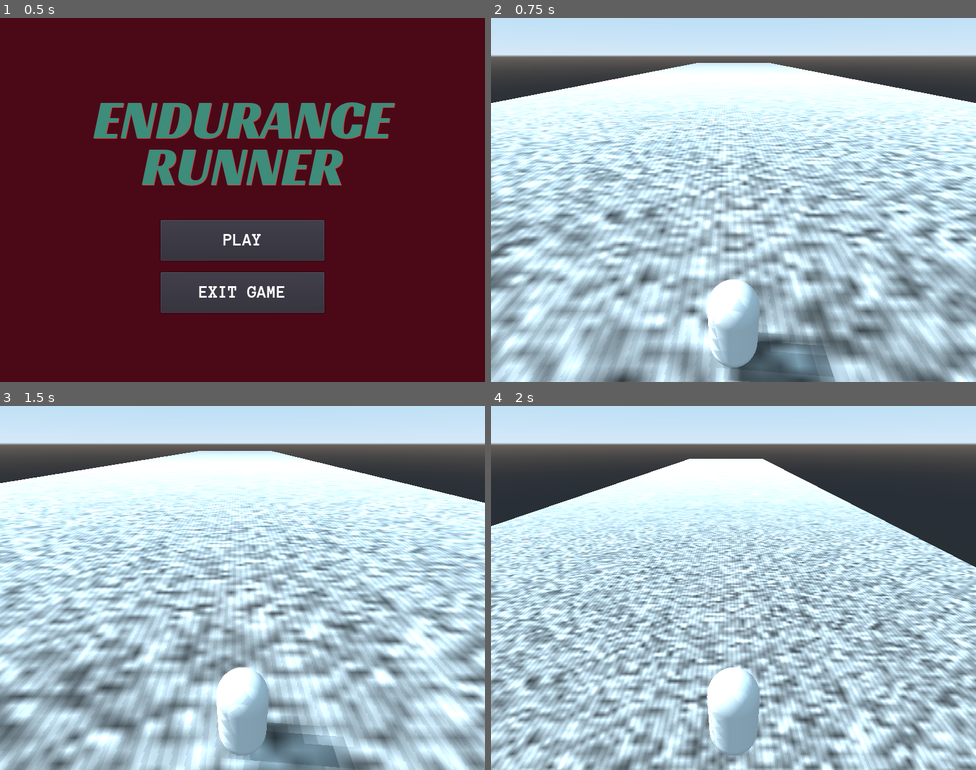
Above: before the commit, frames 1-4 (two rows, left to right).
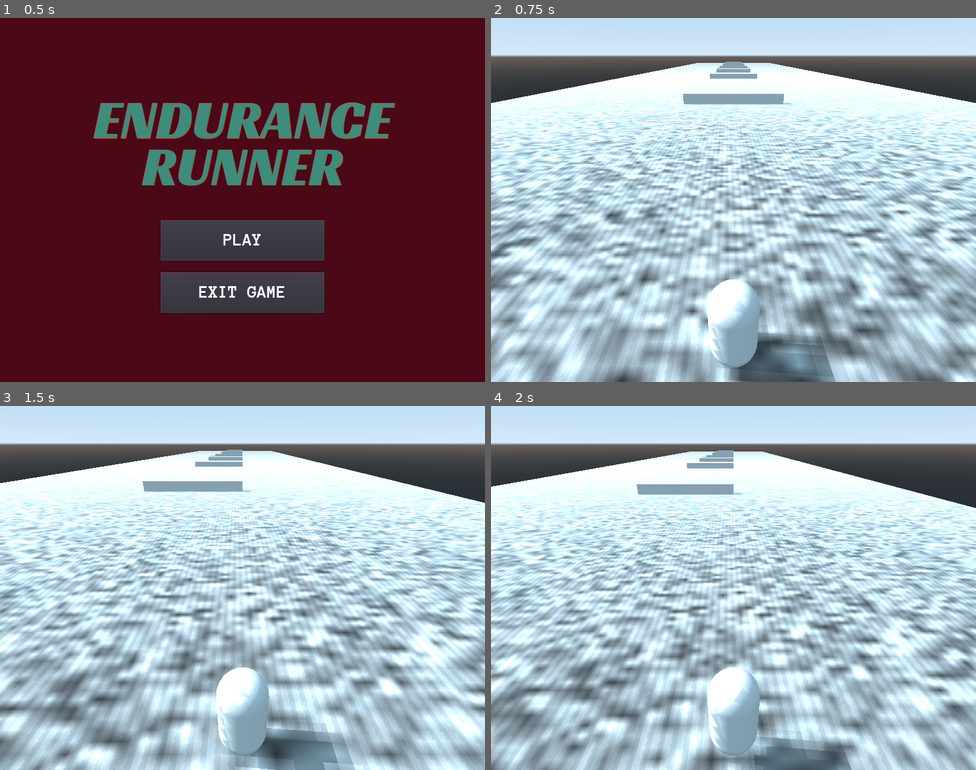
Above: after the commit, the same moments.

Repository: rans0000/endless-runner
Game: Godot game, scene res://UI/MainMenu/MainMenu.tscn
The game is run twice, just before and just after one commit, with the same random seed, the same clock (stepped at 60 frames per second) and the same inputs.
Inputs:
- Up to frame 1 (0.5 s): no input
- Up to frame 2 (0.75 s): click "PLAY" at 0.5 s
- Up to frame 3 (1.5 s): tap Enter at 1.25 s; hold D (move_right) from 1.28 s (still down); hold S (move_stop) from 1.28 s (still down)
- Up to frame 4 (2 s): keep holding D (move_right); keep holding S (move_stop); tap Space (jump) at 1.52 s

Frame 1 is identical in both runs. In frame 2, 0.9% of the frame differs, in the area x 39-63%, y 12-24%; in frame 3, 45%; in frame 4, 53%, in the area x 0-100%, y 12-100%.

Commit message:
Place walls randomly inside a floor

Diff:
--- a/Player/Player.gd
+++ b/Player/Player.gd
@@ -11,7 +11,7 @@
 const MAX_STRAFE_POSITION = 3
 
 const STRAFE_DISTANCE = 10
-const FORWARD_SPEED = 50
+const FORWARD_SPEED = 30
 const STRAFE_SPEED = 80
 const ACCELERATION = 1
 const DECELERATION = 3
@@ -20,8 +20,8 @@
 var is_jumping = false
 var is_powering_jump = false
 var jump_power = 0
-const MIN_JUMP_SPEED = 40
-const MAX_JUMP_FORWARD_RATIO = 0.3
+const MIN_JUMP_SPEED = 20
+const MAX_JUMP_FORWARD_RATIO = 0.8
 const MAX_JUMP_POWER = 20.0
 
 onready var front_feeler = $FrontFeeler
--- a/UI/MainMenu/MainMenu.tscn
+++ b/UI/MainMenu/MainMenu.tscn
@@ -19,11 +19,17 @@
 anchor_right = 1.0
 anchor_bottom = 1.0
 script = ExtResource( 1 )
+__meta__ = {
+"_edit_lock_": true
+}
 
 [node name="ColorRect" type="ColorRect" parent="."]
 margin_right = 800.0
 margin_bottom = 600.0
 color = Color( 0.294118, 0.0352941, 0.0901961, 1 )
+__meta__ = {
+"_edit_lock_": true
+}
 
 [node name="Label" type="Label" parent="."]
 margin_top = 130.0
@@ -37,6 +43,9 @@
 align = 1
 valign = 1
 uppercase = true
+__meta__ = {
+"_edit_lock_": true
+}
 
 [node name="PlayButton" type="Button" parent="."]
 anchor_left = 0.5
@@ -53,6 +62,9 @@
 custom_colors/font_color_hover = Color( 0.823529, 0.403922, 0.403922, 1 )
 custom_colors/font_color_pressed = Color( 0.623529, 0.270588, 0.270588, 1 )
 text = "PLAY"
+__meta__ = {
+"_edit_lock_": true
+}
 
 [node name="QuitButton" type="Button" parent="."]
 anchor_left = 0.5
@@ -69,5 +81,8 @@
 custom_colors/font_color_hover = Color( 0.823529, 0.403922, 0.403922, 1 )
 custom_colors/font_color_pressed = Color( 0.623529, 0.270588, 0.270588, 1 )
 text = "EXIT GAME"
+__meta__ = {
+"_edit_lock_": true
+}
 [connection signal="pressed" from="PlayButton" to="." method="_on_play_button_pressed"]
 [connection signal="pressed" from="QuitButton" to="." method="_on_quit_button_pressed"]
--- a/UI/PauseMenu/PauseMenu.tscn
+++ b/UI/PauseMenu/PauseMenu.tscn
@@ -45,6 +45,9 @@
 margin_bottom = -54.2691
 custom_fonts/font = SubResource( 1 )
 text = "PAUSED"
+__meta__ = {
+"_edit_lock_": true
+}
 
 [node name="ResumeButton" type="Button" parent="Panel"]
 anchor_left = 0.5
@@ -57,6 +60,9 @@
 margin_bottom = -7.76909
 custom_fonts/font = SubResource( 2 )
 text = "RESUME"
+__meta__ = {
+"_edit_lock_": true
+}
 
 [node name="MainMenuButton" type="Button" parent="Panel"]
 anchor_left = 0.5
@@ -69,6 +75,9 @@
 margin_bottom = 35.9309
 custom_fonts/font = SubResource( 2 )
 text = "MAIN MENU"
+__meta__ = {
+"_edit_lock_": true
+}
 
 [node name="QuitButton" type="Button" parent="Panel"]
 anchor_left = 0.5
@@ -81,6 +90,9 @@
 margin_bottom = 80.352
 custom_fonts/font = SubResource( 2 )
 text = "QUIT GAME"
+__meta__ = {
+"_edit_lock_": true
+}
 [connection signal="pressed" from="Panel/ResumeButton" to="." method="_on_resumebutton_pressed"]
 [connection signal="pressed" from="Panel/MainMenuButton" to="." method="_on_mainmenu_button_pressed"]
 [connection signal="pressed" from="Panel/QuitButton" to="." method="_on_quit_button_pressed"]
--- /dev/null
+++ b/World/Floor.gd
@@ -0,0 +1,29 @@
+extends RigidBody
+
+var rng = RandomNumberGenerator.new()
+
+var wall_list = [preload("res://World/Wall.tscn")]
+
+var MIN_WALL_DIST = 30
+var MAX_WALL_DIST = 80
+var board_length = 100
+
+func _ready():
+	rng.randomize()
+	populate_with_walls()
+
+
+func populate_with_walls():
+	var wall_size = wall_list.size()
+	var pos = rng.randi_range(0, MIN_WALL_DIST)
+	pos = pos - (board_length / 2)
+	#print("Post: ", pos)
+
+	while pos < board_length:
+		if pos <  - (board_length / 2):
+			continue
+		var wall_type = rng.randi_range(0, wall_size - 1)
+		var wall = wall_list[wall_type].instance()
+		add_child(wall)
+		wall.transform.origin = Vector3(0, 0, pos)
+		pos = rng.randi_range(pos + MIN_WALL_DIST, pos + MAX_WALL_DIST)
--- a/World/Floor.tscn
+++ b/World/Floor.tscn
@@ -1,4 +1,6 @@
-[gd_scene load_steps=6 format=2]
+[gd_scene load_steps=10 format=2]
+
+[ext_resource path="res://World/Floor.gd" type="Script" id=1]
 
 [sub_resource type="BoxShape" id=1]
 extents = Vector3( 50, 1, 50 )
@@ -21,10 +23,21 @@
 albedo_texture = SubResource( 4 )
 roughness = 0.0
 
+[sub_resource type="CubeMesh" id=6]
+
+[sub_resource type="SpatialMaterial" id=7]
+albedo_color = Color( 0.0941176, 0.486275, 0.137255, 1 )
+roughness = 0.0
+
+[sub_resource type="SpatialMaterial" id=8]
+albedo_color = Color( 0.0784314, 0.0666667, 0.396078, 1 )
+roughness = 0.0
+
 [node name="Floor" type="RigidBody" groups=[
 "Floor",
 ]]
 mode = 1
+script = ExtResource( 1 )
 __meta__ = {
 "_edit_lock_": true
 }
@@ -37,3 +50,15 @@
 transform = Transform( 1, 0, 0, 0, 1, 0, 0, 0, 1, 0, -1, 0 )
 mesh = SubResource( 2 )
 material/0 = SubResource( 5 )
+
+[node name="Start" type="MeshInstance" parent="."]
+transform = Transform( 1, 0, 0, 0, 1, 0, 0, 0, 1, 0, 1, -49 )
+visible = false
+mesh = SubResource( 6 )
+material/0 = SubResource( 7 )
+
+[node name="End" type="MeshInstance" parent="."]
+transform = Transform( 1, 0, 0, 0, 1, 0, 0, 0, 1, 0, 1, 49 )
+visible = false
+mesh = SubResource( 6 )
+material/0 = SubResource( 8 )
--- /dev/null
+++ b/World/Wall.tscn
@@ -0,0 +1,18 @@
+[gd_scene load_steps=3 format=2]
+
+[sub_resource type="CubeMesh" id=1]
+size = Vector3( 20, 2, 2 )
+
+[sub_resource type="BoxShape" id=2]
+extents = Vector3( 10, 1, 1 )
+
+[node name="Wall01" type="StaticBody"]
+
+[node name="MeshInstance" type="MeshInstance" parent="."]
+transform = Transform( 1, 0, 0, 0, 1, 0, 0, 0, 1, 0, 1, 0 )
+mesh = SubResource( 1 )
+material/0 = null
+
+[node name="CollisionShape" type="CollisionShape" parent="."]
+transform = Transform( 1, 0, 0, 0, 1, 0, 0, 0, 1, 0, 1, 0 )
+shape = SubResource( 2 )
--- a/project.godot
+++ b/project.godot
@@ -28,16 +28,19 @@
 move_forward={
 "deadzone": 0.5,
 "events": [ Object(InputEventKey,"resource_local_to_scene":false,"resource_name":"","device":0,"alt":false,"shift":false,"control":false,"meta":false,"command":false,"pressed":false,"scancode":87,"unicode":0,"echo":false,"script":null)
+, Object(InputEventKey,"resource_local_to_scene":false,"resource_name":"","device":0,"alt":false,"shift":false,"control":false,"meta":false,"command":false,"pressed":false,"scancode":16777232,"unicode":0,"echo":false,"script":null)
  ]
 }
 move_left={
 "deadzone": 0.5,
 "events": [ Object(InputEventKey,"resource_local_to_scene":false,"resource_name":"","device":0,"alt":false,"shift":false,"control":false,"meta":false,"command":false,"pressed":false,"scancode":65,"unicode":0,"echo":false,"script":null)
+, Object(InputEventKey,"resource_local_to_scene":false,"resource_name":"","device":0,"alt":false,"shift":false,"control":false,"meta":false,"command":false,"pressed":false,"scancode":16777231,"unicode":0,"echo":false,"script":null)
  ]
 }
 move_right={
 "deadzone": 0.5,
 "events": [ Object(InputEventKey,"resource_local_to_scene":false,"resource_name":"","device":0,"alt":false,"shift":false,"control":false,"meta":false,"command":false,"pressed":false,"scancode":68,"unicode":0,"echo":false,"script":null)
+, Object(InputEventKey,"resource_local_to_scene":false,"resource_name":"","device":0,"alt":false,"shift":false,"control":false,"meta":false,"command":false,"pressed":false,"scancode":16777233,"unicode":0,"echo":false,"script":null)
  ]
 }
 jump={
@@ -48,6 +51,7 @@
 move_stop={
 "deadzone": 0.5,
 "events": [ Object(InputEventKey,"resource_local_to_scene":false,"resource_name":"","device":0,"alt":false,"shift":false,"control":false,"meta":false,"command":false,"pressed":false,"scancode":83,"unicode":0,"echo":false,"script":null)
+, Object(InputEventKey,"resource_local_to_scene":false,"resource_name":"","device":0,"alt":false,"shift":false,"control":false,"meta":false,"command":false,"pressed":false,"scancode":16777234,"unicode":0,"echo":false,"script":null)
  ]
 }
 pause_game={
